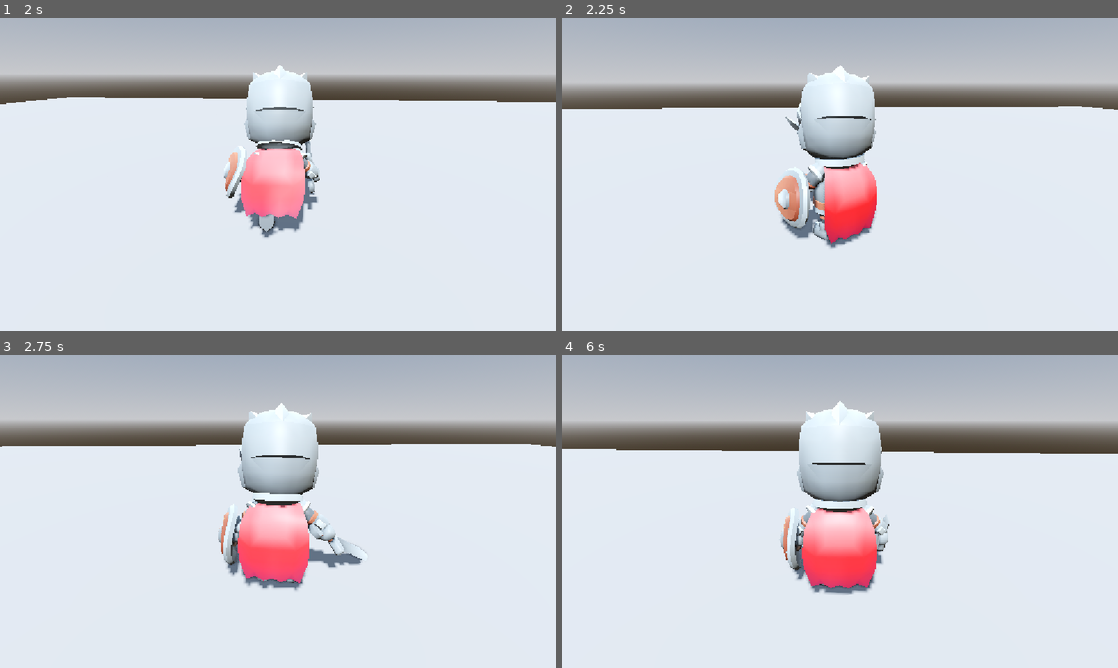
Above: before the commit, frames 1-4 (two rows, left to right).
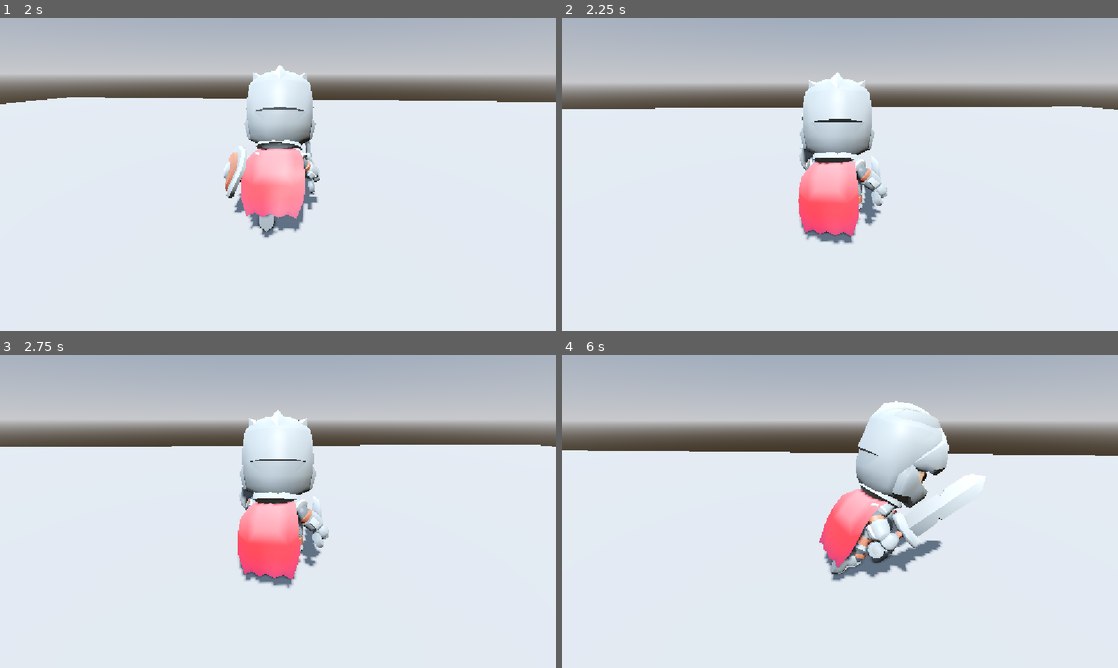
Above: after the commit, the same moments.

Repository: domaki7/domucki
Game: Godot game, scene res://levels/test/test_arena.tscn
Two runs of this game, one before a commit and one after it. Both use one fixed random seed, a clock stepped at 60 frames per second and the inputs below.
Inputs (mouse positions are in pixels of both pictures, inside the frame that each line leads up to):
- Up to frame 1 (2 s): move the mouse to (305, 174) at 0.52 s; hold Right mouse button (defend, bound only after the commit) 0.53-1.28 s; hold W (move_forward) from 0.53 s (still down); click (305, 174) at 0.6 s; move the mouse to (250, 174) at 1.27 s; right-click (250, 174) at 1.35 s; click (250, 174) at 1.55 s
- Up to frame 2 (2.25 s): keep holding W (move_forward); move the mouse to (851, 168) at 2.02 s; hold Right mouse button (defend, bound only after the commit) from 2.03 s (still down); click (851, 168) at 2.1 s
- Up to frame 3 (2.75 s): keep holding W (move_forward); keep holding Right mouse button (defend, bound only after the commit)
- Up to frame 4 (6 s): move the mouse to (834, 517) at 2.77 s; release Right mouse button (defend, bound only after the commit) at 2.78 s; right-click (834, 517) at 2.85 s; click (834, 517) at 3.05 s; move the mouse to (878, 514) at 3.52 s; hold Right mouse button (defend, bound only after the commit) 3.53-4.28 s; click (878, 514) at 3.6 s; move the mouse to (795, 508) at 4.27 s; right-click (795, 508) at 4.35 s; click (795, 508) at 4.55 s; move the mouse to (845, 511) at 5.02 s; hold Right mouse button (defend, bound only after the commit) 5.03-5.78 s; click (845, 511) at 5.1 s; move the mouse to (817, 505) at 5.77 s; release W (move_forward) at 5.78 s; hold D (move_right) from 5.78 s (still down); right-click (817, 505) at 5.85 s

Frame 1 is identical in both runs. In frame 2, 4.3% of the frame differs, in the area x 16-90%, y 15-74%; in frame 3, 3.6%; in frame 4, 12%, in the area x 0-100%, y 14-77%.

Commit message:
Added defending and moving while defending

Diff:
--- a/project.godot
+++ b/project.godot
@@ -55,6 +55,11 @@
 "events": [Object(InputEventMouseButton,"resource_local_to_scene":false,"resource_name":"","device":-1,"window_id":0,"a …(252 unchanged characters)…
 ]
 }
+defend={
+"deadzone": 0.5,
+"events": [Object(InputEventMouseButton,"resource_local_to_scene":false,"resource_name":"","device":-1,"window_id":0,"alt_pressed":false,"shift_pressed":false,"ctrl_pressed":false,"meta_pressed":false,"button_mask":2,"position":Vector2(0, 0),"global_position":Vector2(0, 0),"factor":1.0,"button_index":2,"canceled":false,"pressed":true,"double_click":false,"script":null)
+]
+}
 
 [layer_names]
 
--- /dev/null
+++ b/src/components/upper_body_override.gd
@@ -0,0 +1,15 @@
+class_name UpperBodyOverride
+extends SkeletonModifier3D
+
+var bone_poses: Dictionary = {}
+
+func _process_modification() -> void:
+	var skeleton: Skeleton3D = get_skeleton()
+	if not skeleton:
+		return
+	for bone_idx: int in bone_poses:
+		var data: Dictionary = bone_poses[bone_idx]
+		if data.has("rotation"):
+			skeleton.set_bone_pose_rotation(bone_idx, data["rotation"])
+		if data.has("position"):
+			skeleton.set_bone_pose_position(bone_idx, data["position"])
--- a/src/entities/player/player.gd
+++ b/src/entities/player/player.gd
@@ -6,6 +6,8 @@
 var health_component: HealthComponent
 var animation_component: AnimationComponent
 var camera_arm: PlayerCameraArm
+var _skeleton: Skeleton3D
+var _upper_body_override: UpperBodyOverride
 
 func _ready() -> void:
 	state_machine = $StateMachine as StateMachine
@@ -13,9 +15,11 @@
 	health_component = $HealthComponent as HealthComponent
 	animation_component = $AnimationComponent as AnimationComponent
 	camera_arm = $CameraArm as PlayerCameraArm
+	_skeleton = $KnightModel/Rig/Skeleton3D as Skeleton3D
 
 	GameManager.register_player(self)
 	health_component.died.connect(_on_health_component_died)
+	_setup_upper_body_override()
 	_start_state_machine.call_deferred()
 	_setup_equipment()
 
@@ -25,21 +29,75 @@
 func get_camera_basis() -> Basis:
 	return camera_arm.global_basis
 
+func start_defend() -> void:
+	_upper_body_override.active = true
+
+func stop_defend() -> void:
+	_upper_body_override.active = false
+
 func _on_health_component_died() -> void:
 	pass
 
+func _setup_upper_body_override() -> void:
+	var anim_player: AnimationPlayer = animation_component.animation_player
+	var blocking_anim: Animation = anim_player.get_animation(&"Blocking")
+	var sample_time: float = blocking_anim.length
+
+	var lower_body_bones: Array[String] = [
+		"root", "hips",
+		"upperleg.l", "upperleg.r",
+		"lowerleg.l", "lowerleg.r",
+		"foot.l", "foot.r",
+		"toes.l", "toes.r",
+		"kneeIK.l", "kneeIK.r",
+		"control-toe-roll.l", "control-toe-roll.r",
+		"control-heel-roll.l", "control-heel-roll.r",
+		"control-foot-roll.l", "control-foot-roll.r",
+		"heelIK.l", "heelIK.r",
+		"IK-foot.l", "IK-foot.r",
+		"IK-toe.l", "IK-toe.r",
+	]
+
+	var bone_poses: Dictionary = {}
+	for i: int in blocking_anim.get_track_count():
+		var path: NodePath = blocking_anim.track_get_path(i)
+		var path_str: String = str(path)
+		var bone_name: String = path_str.get_slice(":", 1)
+
+		var is_lower: bool = false
+		for lb: String in lower_body_bones:
+			if bone_name == lb:
+				is_lower = true
+				break
+		if is_lower:
+			continue
+
+		var bone_idx: int = _skeleton.find_bone(bone_name)
+		if bone_idx == -1:
+			continue
+
+		var track_type: int = blocking_anim.track_get_type(i)
+		if not bone_poses.has(bone_idx):
+			bone_poses[bone_idx] = {}
+
+		if track_type == Animation.TYPE_ROTATION_3D:
+			bone_poses[bone_idx]["rotation"] = blocking_anim.rotation_track_interpolate(i, sample_time)
+		elif track_type == Animation.TYPE_POSITION_3D:
+			bone_poses[bone_idx]["position"] = blocking_anim.position_track_interpolate(i, sample_time)
+
+	_upper_body_override = UpperBodyOverride.new()
+	_upper_body_override.bone_poses = bone_poses
+	_upper_body_override.active = false
+	_skeleton.add_child(_upper_body_override)
+
 func _setup_equipment() -> void:
-	var skeleton: Skeleton3D = $KnightModel/Rig/Skeleton3D
-	var left_slot: BoneAttachment3D = skeleton.get_node("handslot_l") as BoneAttachment3D
-	var right_slot: BoneAttachment3D = skeleton.get_node("handslot_r") as BoneAttachment3D
+	var left_slot: BoneAttachment3D = _skeleton.get_node("handslot_l") as BoneAttachment3D
+	var right_slot: BoneAttachment3D = _skeleton.get_node("handslot_r") as BoneAttachment3D
 
-	# Hide offhand sword from left hand
 	(left_slot.get_node("1H_Sword_Offhand") as MeshInstance3D).visible = false
 
-	# Keep only Round_Shield, hide other shield variants
 	(left_slot.get_node("Badge_Shield") as MeshInstance3D).visible = false
 	(left_slot.get_node("Rectangle_Shield") as MeshInstance3D).visible = false
 	(left_slot.get_node("Spike_Shield") as MeshInstance3D).visible = false
 
-	# Keep only 1H_Sword, hide 2H variant
 	(right_slot.get_node("2H_Sword") as MeshInstance3D).visible = false
--- a/src/entities/player/player.tscn
+++ b/src/entities/player/player.tscn
@@ -7,9 +7,10 @@
 [ext_resource type="Script" path="res://src/entities/player/states/idle_state.gd" id="5_idle"]
 [ext_resource type="Script" path="res://src/entities/player/states/run_state.gd" id="6_run"]
 [ext_resource type="Script" path="res://src/entities/player/states/attack_state.gd" id="7_attack"]
-[ext_resource type="Script" path="res://src/components/movement_component.gd" id="8_movement"]
-[ext_resource type="Script" path="res://src/components/health_component.gd" id="9_health"]
-[ext_resource type="Script" path="res://src/components/animation_component.gd" id="10_animation"]
+[ext_resource type="Script" path="res://src/entities/player/states/defend_state.gd" id="8_defend"]
+[ext_resource type="Script" path="res://src/components/movement_component.gd" id="9_movement"]
+[ext_resource type="Script" path="res://src/components/health_component.gd" id="10_health"]
+[ext_resource type="Script" path="res://src/components/animation_component.gd" id="11_animation"]
 
 [sub_resource type="CapsuleShape3D" id="CapsuleShape3D_player"]
 radius = 0.3
@@ -51,11 +52,14 @@
 [node name="AttackState" type="Node" parent="StateMachine"]
 script = ExtResource("7_attack")
 
+[node name="DefendState" type="Node" parent="StateMachine"]
+script = ExtResource("8_defend")
+
 [node name="MovementComponent" type="Node" parent="."]
-script = ExtResource("8_movement")
+script = ExtResource("9_movement")
 
 [node name="HealthComponent" type="Node" parent="."]
-script = ExtResource("9_health")
+script = ExtResource("10_health")
 
 [node name="AnimationComponent" type="Node" parent="."]
-script = ExtResource("10_animation")
+script = ExtResource("11_animation")
--- /dev/null
+++ b/src/entities/player/states/defend_state.gd
@@ -0,0 +1,32 @@
+class_name PlayerDefendState
+extends PlayerState
+
+func enter() -> void:
+	player.start_defend()
+	var direction: Vector3 = get_input_direction()
+	if direction.length() > 0.1:
+		animation.play(&"Walking_A", 0.2, true)
+	else:
+		animation.play(&"Idle", 0.2, true)
+
+func exit() -> void:
+	player.stop_defend()
+
+func physics_process_state(delta: float) -> void:
+	movement.apply_gravity(delta)
+
+	var direction: Vector3 = get_input_direction()
+	if direction.length() > 0.1:
+		movement.apply_movement(direction * 0.5, delta)
+		animation.play(&"Walking_A", 0.2, true)
+	else:
+		movement.apply_friction(delta)
+		animation.play(&"Idle", 0.2, true)
+
+	movement.move()
+
+	if not Input.is_action_pressed(&"defend"):
+		if direction.length() > 0.1:
+			transition_requested.emit(self, &"RunState")
+		else:
+			transition_requested.emit(self, &"IdleState")
--- a/src/entities/player/states/idle_state.gd
+++ b/src/entities/player/states/idle_state.gd
@@ -15,3 +15,7 @@
 
 	if Input.is_action_just_pressed(&"attack"):
 		transition_requested.emit(self, &"AttackState")
+		return
+
+	if Input.is_action_just_pressed(&"defend"):
+		transition_requested.emit(self, &"DefendState")
--- a/src/entities/player/states/run_state.gd
+++ b/src/entities/player/states/run_state.gd
@@ -21,3 +21,7 @@
 
 	if Input.is_action_just_pressed(&"attack"):
 		transition_requested.emit(self, &"AttackState")
+		return
+
+	if Input.is_action_just_pressed(&"defend"):
+		transition_requested.emit(self, &"DefendState")
Not shown, added: src/components/upper_body_override.gd.uid
Not shown: 1 places in src/entities/player/player.tscn that only renumber resources
Not shown, added: src/entities/player/states/defend_state.gd.uid
Not shown, changed: CLAUDE.md
